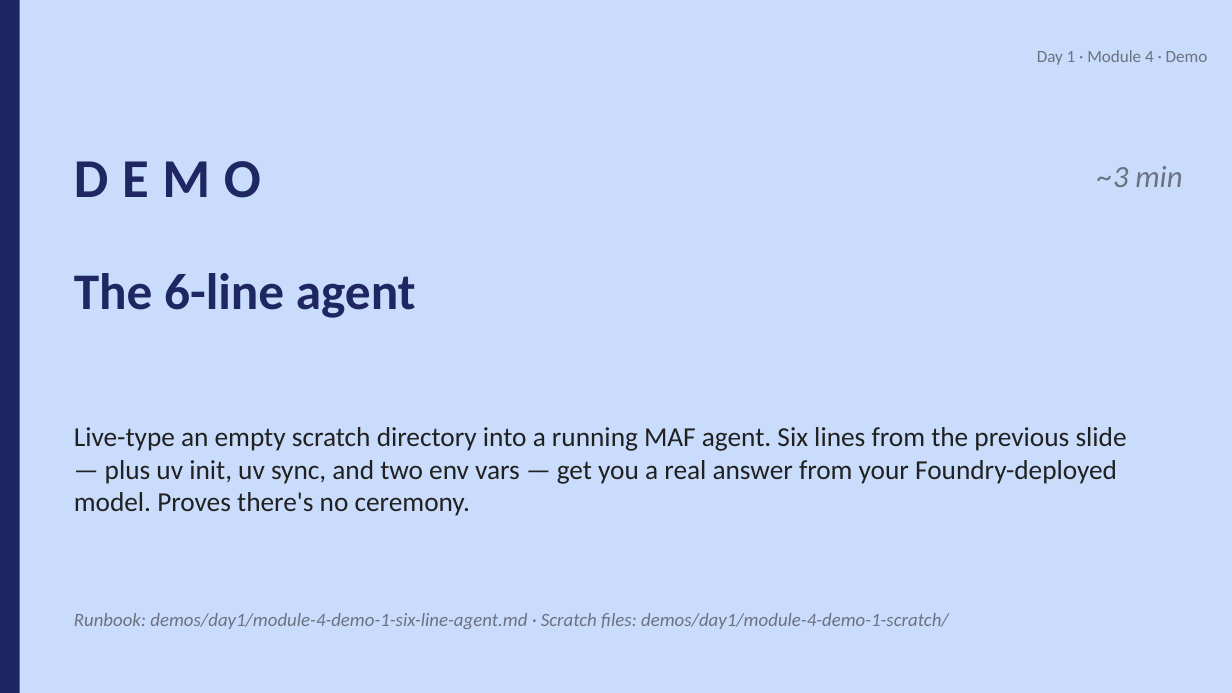
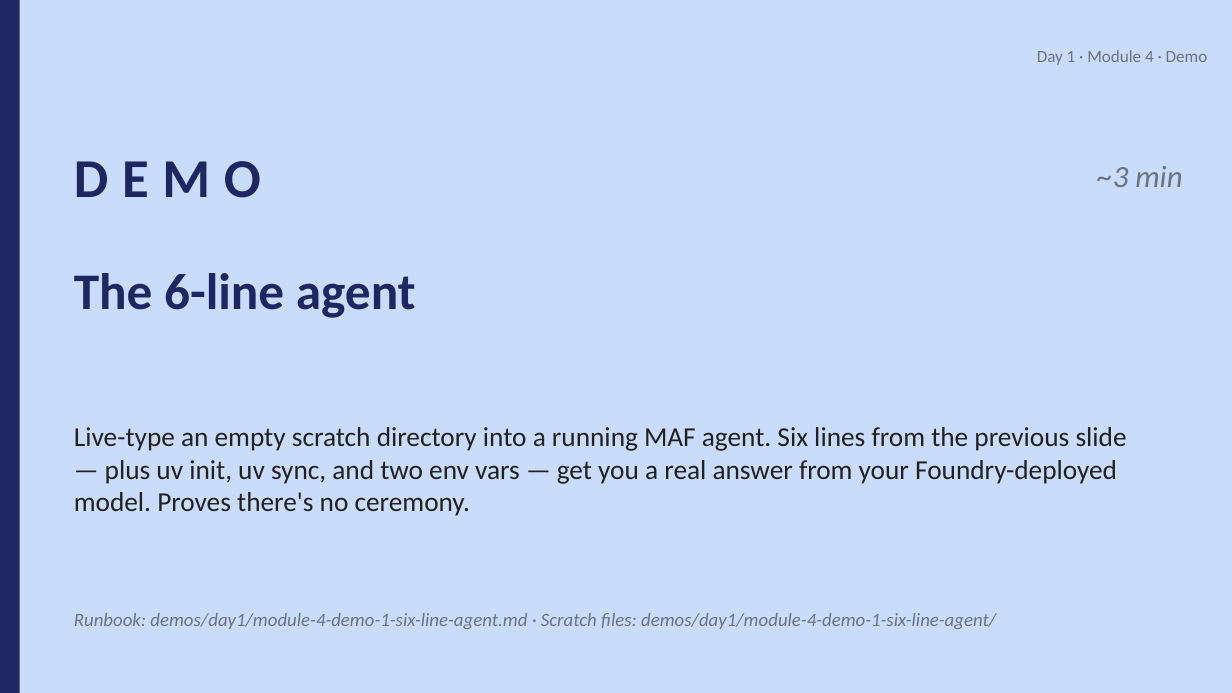
Before and after one commit to JimPiquant/Building-AI-Apps-and-Agents, a slide deck: slide 5 of decks/day1/module-4-maf-101.pptx. Drawn at 1232x693 pixels with LibreOffice and Linux fonts; fonts in the diff are those of the drawing. Boxes give left, top, right and bottom in pixels: in the first picture for what was removed or moved away, otherwise in the second. Text is boxed around its words. In the diff, an @@ line names an element or a change of style, - is before the commit and + after.

```diff
--- a/decks/day1/module-4-maf-101.pptx
+++ b/decks/day1/module-4-maf-101.pptx
@@ text at [74,613,996,629]: text changed @@
-Runbook: demos/day1/module-4-demo-1-six-line-agent.md · Scratch files: demos/day1/module-4-demo-1-scratch/
+Runbook: demos/day1/module-4-demo-1-six-line-agent.md · Scratch files: demos/day1/module-4-demo-1-six-line-agent/
```
Also in this commit, not shown: 13 other files.
